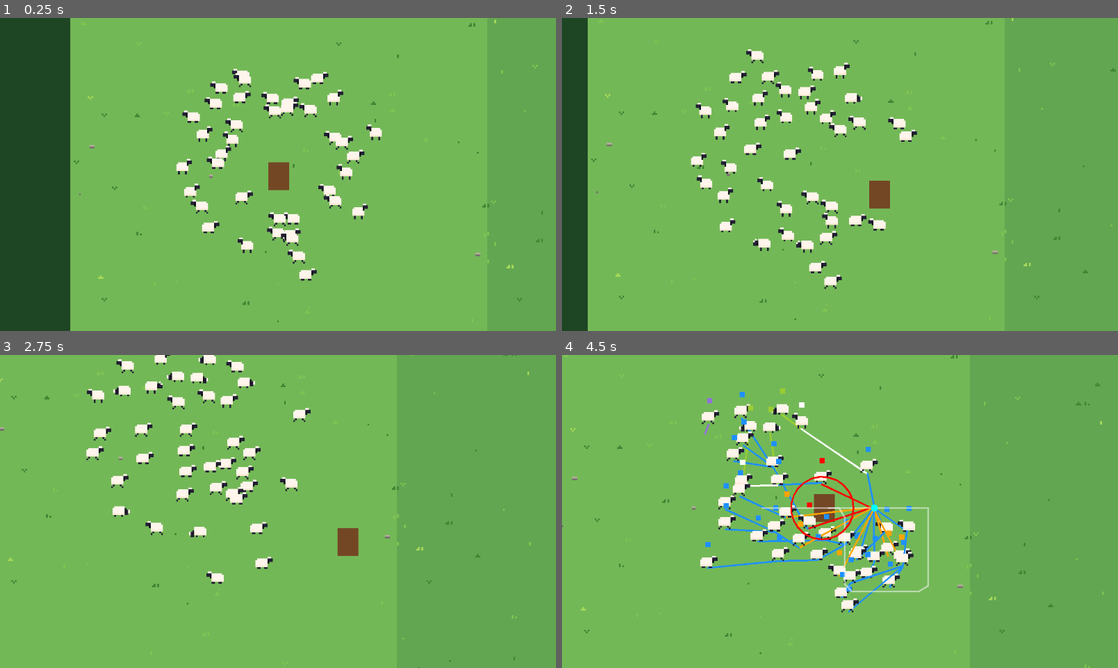
Above: before the commit, frames 1-4 (two rows, left to right).
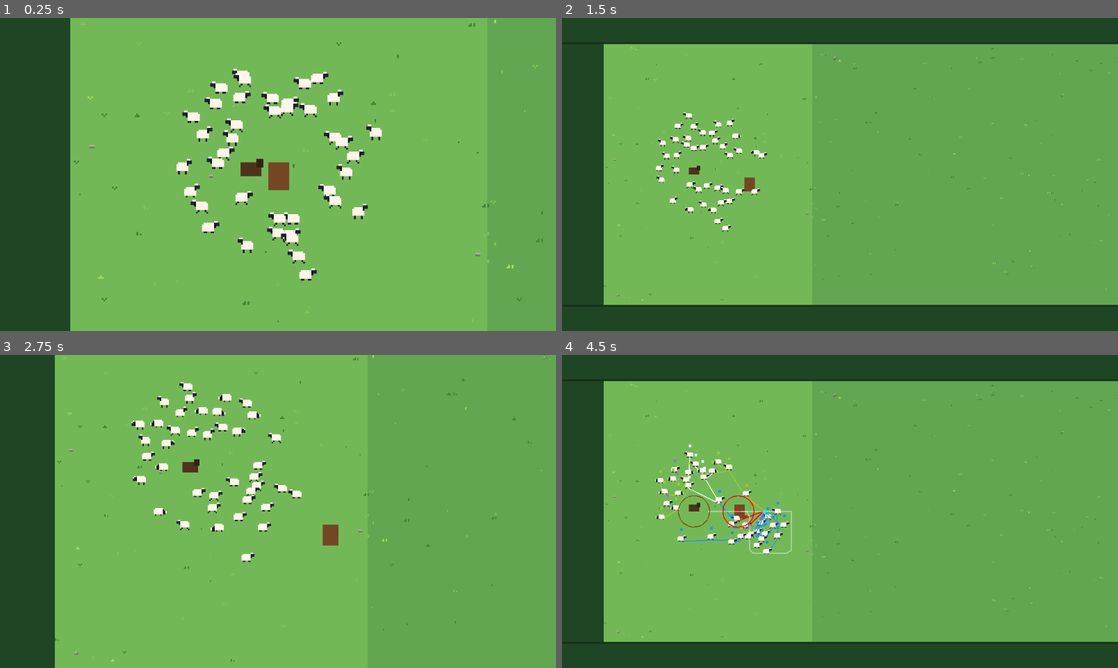
Above: after the commit, the same moments.

Repository: jaimegomesparente/wooly-caravan
Game: Godot game, scene res://scenes/main/main.tscn
Same seed, same stepped clock (60 frames per second), same inputs: the game is played once before the commit and once after it.
Inputs (mouse positions are in pixels of both pictures, inside the frame that each line leads up to):
- Up to frame 1 (0.25 s): no input
- Up to frame 2 (1.5 s): move the mouse to (962, 158) at 0.52 s; hold Right (move_right) 0.53-1.28 s; hold Mouse wheel up (zoom_in, bound only after the commit) 0.53-1.28 s; tap Mouse wheel down (zoom_out, bound only after the commit) at 0.8, 1.35 s; move the mouse to (728, 190) at 1.27 s; hold Down (move_down) from 1.28 s (still down)
- Up to frame 3 (2.75 s): tap Mouse wheel up (zoom_in, bound only after the commit) at 1.55 s; move the mouse to (333, 442) at 2.02 s; release Down (move_down) at 2.03 s; hold Right (move_right) from 2.03 s (still down); hold Mouse wheel up (zoom_in, bound only after the commit) from 2.03 s (still down); tap Mouse wheel down (zoom_out, bound only after the commit) at 2.3 s
- Up to frame 4 (4.5 s): move the mouse to (812, 574) at 2.77 s; release Right (move_right) at 2.78 s; release Mouse wheel up (zoom_in, bound only after the commit) at 2.78 s; hold Up (move_up) 2.78-3.53 s; tap Mouse wheel down (zoom_out, bound only after the commit) at 2.85, 3.8, 4.35 s; tap Mouse wheel up (zoom_in, bound only after the commit) at 3.05 s; move the mouse to (1006, 558) at 3.52 s; hold Mouse wheel up (zoom_in, bound only after the commit) 3.53-4.28 s; hold Left (move_left) from 3.53 s (still down); tap F3 (toggle_debug) at 4.15 s; move the mouse to (673, 464) at 4.27 s

The runs differ from the first frame. In frame 1, 0.3% of the frame differs, in the area x 38-48%, y 35-60%; in frame 2, 23%; in frame 3, 16%; in frame 4, 31%, in the area x 0-100%, y 0-100%.

Commit message:
feat(dog): gather posture that brings stragglers back
The dog waits within the flock's reach of the shepherd (twice as far while
he walks, the flock follows as a column). When the flock stays stretched
beyond it for a moment, it runs around the outside, gets behind the
rearmost sheep and pushes it toward the shepherd, then the next one; it
stops once the flock has stayed tight as long.
Sheep only trot away from a pushing dog; otherwise the dog, like the
shepherd, has a small flight zone, and the shepherd's push reaches less
far, so the flock stays calm around them. Pushed sheep trot on and press
the resting sheep ahead.
Also camera zoom (mouse wheel / keypad) and the dog's flight zone in F3.

Diff:
--- /dev/null
+++ b/entities/dog/dog.gd
@@ -0,0 +1,166 @@
+class_name Dog
+extends CharacterBody2D
+## Gather posture: waits calmly within the flock's reach of the shepherd (usually behind the flock),
+## following only when left behind. When the flock stays stretched beyond its reach for a moment,
+## runs around the outside to get behind the rearmost sheep (opposite the shepherd) and pushes it,
+## and any sheep near it, toward the shepherd; then the next rearmost. Waits again once it is tight.
+
+enum State { WAIT, GATHER }
+
+## Minimum |velocity.x| (px/s) to flip the placeholder.
+const FLIP_THRESHOLD := 5.0
+
+@export var data: DogData
+
+var _state: State = State.WAIT
+## How long (s) the condition to switch state (stretched while waiting, tight while gathering) has held.
+var _switch_time: float = 0.0
+## True while catching up with the shepherd after being left behind.
+var _following: bool = false
+## The sheep being pushed.
+var _target: Sheep
+## True while running around the flock to get behind the target (avoids sheep on the way).
+var _flanking: bool = false
+var _goal: Vector2
+var _heading: float = 0.0
+var _speed: float = 0.0
+var _head_x: float = 0.0
+
+@onready var _head: ColorRect = $Head
+
+
+func _ready() -> void:
+	_head_x = _head.position.x
+	_goal = global_position
+
+
+func _physics_process(delta: float) -> void:
+	var shepherd := get_tree().get_first_node_in_group("shepherd") as Node2D
+	if shepherd == null:
+		return
+	var reach := data.gather_spacing * sqrt(get_tree().get_node_count_in_group("sheep"))
+	# A walking flock is a column, much longer than a flock at rest.
+	var shepherd_body := shepherd as CharacterBody2D
+	if shepherd_body and shepherd_body.velocity.length() > 1.0:
+		reach *= data.walking_reach_factor
+	var rearmost := _rearmost_sheep(shepherd)
+	var rearmost_distance := rearmost.global_position.distance_to(shepherd.global_position) if rearmost else 0.0
+	# Time hysteresis: start once the flock has stayed beyond the reach for gather_delay, stop once
+	# it has stayed within it for as long.
+	var stretched := rearmost_distance > reach
+	_switch_time = _switch_time + delta if stretched == (_state == State.WAIT) else 0.0
+	if _switch_time >= data.gather_delay:
+		_switch_time = 0.0
+		if _state == State.WAIT:
+			_state = State.GATHER
+			_following = false
+		else:
+			_state = State.WAIT
+			_target = null
+			_flanking = false
+
+	match _state:
+		State.WAIT:
+			_goal = _wait_point(shepherd, reach)
+		State.GATHER:
+			# Keep the target until another sheep is clearly farther behind, so the dog sweeps the
+			# rear instead of zigzagging between sheep at about the same distance.
+			if _target == null or not is_instance_valid(_target) or not _target.is_in_group("sheep") \
+					or rearmost_distance > _target.global_position.distance_to(shepherd.global_position) + data.switch_margin:
+				_target = rearmost
+			_goal = _push_point(shepherd) if _target else global_position
+	_move_to(_goal, delta)
+	_update_facing()
+	queue_redraw()
+
+
+## True while actually pushing sheep (behind its target): only then do sheep trot straight away
+## from it. Otherwise they just step aside as it passes, like for the shepherd.
+func is_pushing() -> bool:
+	return _state == State.GATHER and not _flanking
+
+
+func _draw() -> void:
+	if Sheep.debug_draw:
+		draw_line(Vector2.ZERO, to_local(_goal), Color.ORANGE_RED if _flanking else Color.SADDLE_BROWN, 1.0)
+
+
+## Stays where it is while within `reach` of the shepherd. Once farther than reach + follow_slack,
+## comes back to `reach` on its own side (usually behind the flock), at the shepherd's pace.
+func _wait_point(shepherd: Node2D, reach: float) -> Vector2:
+	var from_shepherd := global_position - shepherd.global_position
+	var distance := from_shepherd.length()
+	if distance > reach + data.follow_slack:
+		_following = true
+	elif distance <= reach:
+		_following = false
+	if not _following or distance == 0.0:
+		return global_position
+	return shepherd.global_position + from_shepherd / distance * reach
+
+
+## push_distance behind the target, opposite the shepherd, inside its flight zone. While not yet
+## behind it, first runs alongside it, detour_distance to the side, so it is not pushed the wrong way.
+func _push_point(shepherd: Node2D) -> Vector2:
+	var target := _target.global_position
+	var away := target - shepherd.global_position
+	var depth := away.length()
+	away = Vector2.RIGHT if depth == 0.0 else away / depth
+	var my_depth := (global_position - shepherd.global_position).dot(away)
+	if my_depth < depth - data.flank_margin:
+		_flanking = true
+	elif my_depth >= depth:
+		_flanking = false
+	if _flanking:
+		var side := away.orthogonal()
+		var my_side := signf((global_position - target).dot(side) + 0.001)
+		return target + side * my_side * data.detour_distance
+	return target + away * data.push_distance
+
+
+## Heading turned at a limited rate, speed eased down near the goal. Unless pushing, it curves
+## around the sheep so it does not scatter the flock on its way.
+func _move_to(point: Vector2, delta: float) -> void:
+	var to_point := point - global_position
+	var distance := to_point.length()
+	var wanted := data.run_speed * clampf(distance / data.arrive_distance, 0.0, 1.0)
+	if distance > 0.5:
+		var direction := to_point / distance
+		if not is_pushing():
+			direction += _avoid_flock() * data.avoid_strength
+		_heading = rotate_toward(_heading, direction.angle(), data.turn_rate * delta)
+	else:
+		wanted = 0.0
+	_speed = move_toward(_speed, wanted, data.acceleration * delta)
+	velocity = Vector2.from_angle(_heading) * _speed
+	move_and_slide()
+
+
+func _update_facing() -> void:
+	if absf(velocity.x) > FLIP_THRESHOLD:
+		_head.position.x = -_head_x - _head.size.x if velocity.x < 0.0 else _head_x
+
+
+## Push away from sheep within avoid_radius (not the target); magnitude fades from 1 to 0 across it.
+func _avoid_flock() -> Vector2:
+	var push := Vector2.ZERO
+	for sheep: Node2D in get_tree().get_nodes_in_group("sheep"):
+		if sheep == _target:
+			continue
+		var away := global_position - sheep.global_position
+		var distance := away.length()
+		if distance > 0.0 and distance < data.avoid_radius:
+			push += away / distance * (1.0 - distance / data.avoid_radius)
+	return push
+
+
+## The sheep farthest from the shepherd.
+func _rearmost_sheep(shepherd: Node2D) -> Sheep:
+	var rearmost: Sheep = null
+	var farthest := -1.0
+	for sheep: Sheep in get_tree().get_nodes_in_group("sheep"):
+		var distance := sheep.global_position.distance_to(shepherd.global_position)
+		if distance > farthest:
+			farthest = distance
+			rearmost = sheep
+	return rearmost
--- /dev/null
+++ b/entities/dog/dog.tscn
@@ -0,0 +1,33 @@
+[gd_scene format=3]
+
+[ext_resource type="Script" path="res://entities/dog/dog.gd" id="1_script"]
+[ext_resource type="Resource" path="res://resources/dog.tres" id="2_data"]
+
+[sub_resource type="RectangleShape2D" id="RectangleShape2D_body"]
+size = Vector2(12, 8)
+
+[node name="Dog" type="CharacterBody2D" groups=["dog"]]
+collision_layer = 8
+collision_mask = 16
+motion_mode = 1
+script = ExtResource("1_script")
+data = ExtResource("2_data")
+
+[node name="Placeholder" type="ColorRect" parent="."]
+offset_left = -6.0
+offset_top = -8.0
+offset_right = 6.0
+mouse_filter = 2
+color = Color(0.3, 0.2, 0.12, 1)
+
+[node name="Head" type="ColorRect" parent="."]
+offset_left = 3.0
+offset_top = -10.0
+offset_right = 7.0
+offset_bottom = -5.0
+mouse_filter = 2
+color = Color(0.2, 0.13, 0.08, 1)
+
+[node name="CollisionShape2D" type="CollisionShape2D" parent="."]
+position = Vector2(0, -4)
+shape = SubResource("RectangleShape2D_body")
--- a/entities/sheep/sheep.gd
+++ b/entities/sheep/sheep.gd
@@ -31,6 +31,10 @@
 var _wander_timer: float = 0.0
 var _fleeing: bool = false
 var _panicking: bool = false
+## Moving because the dog pushed it, or because a pushed sheep pressed it from behind; makes the
+## resting sheep just ahead set off too, so the push spreads through the flock. Cleared at rest.
+var _pushed: bool = false
+var _fleeing_dog: bool = false
 ## The enemy dragging this sheep away; the sheep has no logic of its own meanwhile.
 var _captor: Node2D
 var _debug_drawn: bool = false
@@ -86,8 +90,31 @@
 		_think()
 
 	var desired := _panic_step()
+	var was_fleeing_dog := _fleeing_dog
+	_fleeing_dog = false
 	if desired == Vector2.ZERO:
-		desired = _flee_from(_shepherd.global_position, _shepherd.velocity, config.flight_radius)
+		# One flight threat at a time (the nearest), so the flight margin keeps working.
+		var dog := get_tree().get_first_node_in_group("dog") as Dog
+		if dog and global_position.distance_to(dog.global_position) \
+				< global_position.distance_to(_shepherd.global_position):
+			if dog.is_pushing():
+				desired = _flee_from(dog.global_position, Vector2.ZERO, config.dog_flight_radius, true)
+				_fleeing_dog = desired != Vector2.ZERO
+				if _fleeing_dog:
+					# Keep some room from the neighbors: a flock packed too tight spreads out
+					# backward as soon as the dog leaves.
+					desired = (desired.normalized() + separation * config.separation_strength).normalized() \
+							* desired.length()
+			else:
+				# Not working: the dog only gets the shepherd's small flight zone.
+				desired = _flee_from(dog.global_position, dog.velocity, config.flight_radius)
+		else:
+			desired = _flee_from(_shepherd.global_position, _shepherd.velocity, config.flight_radius)
+	if _fleeing_dog:
+		_pushed = true
+	elif was_fleeing_dog:
+		# Out of the dog's reach: keep trotting after the flock instead of stopping there.
+		_set_off(Gait.TROT)
 	if desired == Vector2.ZERO:
 		match _gait:
 			Gait.REST:
@@ -176,6 +203,30 @@
 			set_off = distance > _gap() and randf() < config.imitation_chance
 		if set_off:
 			_request_gait(Gait.TROT if distance > _gap() + config.trot_margin else Gait.WALK)
+		elif _pressed_from_behind(my_distance):
+			# Pressure: a pushed sheep bumping in from behind makes this one move on as well.
+			_pushed = true
+			_set_off(Gait.WALK)
+
+
+## True when a pushed sheep, farther from the shepherd, is within pressure_radius.
+func _pressed_from_behind(my_distance: float) -> bool:
+	for other: Sheep in get_tree().get_nodes_in_group("sheep"):
+		if other == self or not other._pushed:
+			continue
+		if other.global_position.distance_to(_shepherd.global_position) <= my_distance:
+			continue
+		if global_position.distance_to(other.global_position) < config.pressure_radius:
+			return true
+	return false
+
+
+## Walk or trot after the guide, from any gait.
+func _set_off(gait: Gait) -> void:
+	if _gait == Gait.REST or _gait == Gait.WANDER:
+		_request_gait(gait)
+	else:
+		_gait = gait
 
 
 ## A guide is kept while it stays roughly valid (with some slack), so sheep do not switch guides
@@ -222,6 +273,7 @@
 	_rest_anchor = _shepherd.trail_point(config.trail_lag) if _shepherd else Vector2.INF
 	_gait = Gait.REST
 	_pending_gait = Gait.REST
+	_pushed = false
 	_set_rest(Rest.STAND)
 
 
@@ -317,8 +369,9 @@
 
 
 ## Step away from a threat closer than `radius`, sideways to its path so the flock parts in front
-## of it. Returns the desired velocity, or zero when not fleeing. Reused later for the dog.
-func _flee_from(threat_position: Vector2, threat_velocity: Vector2, radius: float) -> Vector2:
+## of it. A `pushed` sheep (by the dog) instead trots straight away, where the dog wants it to go.
+## Returns the desired velocity, or zero when not fleeing.
+func _flee_from(threat_position: Vector2, threat_velocity: Vector2, radius: float, pushed: bool = false) -> Vector2:
 	var away := global_position - threat_position
 	var distance := away.length()
 	if distance > radius + (config.flight_margin if _fleeing else 0.0):
@@ -335,7 +388,7 @@
 		# Mostly sideways: running ahead of a faster threat only gets the sheep caught up.
 		direction = (direction * 0.5 + side * signf(side.dot(away) + 0.001)).normalized()
 	var walk := config.walk_speed * _speed_factor
-	var speed := config.trot_speed * _speed_factor if threat_velocity.length() > walk else walk
+	var speed := config.trot_speed * _speed_factor if pushed or threat_velocity.length() > walk else walk
 	return direction * speed
 
 
@@ -452,11 +505,11 @@
 
 
 ## Push away from sheep closer than separation_radius; magnitude fades from 1 to 0 across the radius.
-## The shepherd also pushes, over twice the flight radius, so walking sheep curve around him.
+## The shepherd also pushes, over shepherd_push_radius, so walking sheep curve around him.
 func _separation() -> Vector2:
 	var push := Vector2.ZERO
 	var from_shepherd := global_position - _shepherd.global_position
-	var shepherd_radius := config.flight_radius * 2.0
+	var shepherd_radius := config.shepherd_push_radius
 	if from_shepherd.length() < shepherd_radius and from_shepherd != Vector2.ZERO:
 		push += from_shepherd.normalized() * (1.0 - from_shepherd.length() / shepherd_radius)
 	for other: Node2D in get_tree().get_nodes_in_group("sheep"):
--- a/project.godot
+++ b/project.godot
@@ -60,6 +60,18 @@
 "events": [Object(InputEventKey,"resource_local_to_scene":false,"resource_name":"","device":-1,"window_id":0,"alt_press …(190 unchanged characters)…
 ]
 }
+zoom_in={
+"deadzone": 0.2,
+"events": [Object(InputEventMouseButton,"resource_local_to_scene":false,"resource_name":"","device":-1,"window_id":0,"alt_pressed":false,"shift_pressed":false,"ctrl_pressed":false,"meta_pressed":false,"button_mask":0,"position":Vector2(0, 0),"global_position":Vector2(0, 0),"factor":1.0,"button_index":4,"canceled":false,"pressed":true,"double_click":false,"script":null)
+, Object(InputEventKey,"resource_local_to_scene":false,"resource_name":"","device":-1,"window_id":0,"alt_pressed":false,"shift_pressed":false,"ctrl_pressed":false,"meta_pressed":false,"pressed":false,"keycode":0,"physical_keycode":4194437,"key_label":0,"unicode":0,"location":0,"echo":false,"script":null)
+]
+}
+zoom_out={
+"deadzone": 0.2,
+"events": [Object(InputEventMouseButton,"resource_local_to_scene":false,"resource_name":"","device":-1,"window_id":0,"alt_pressed":false,"shift_pressed":false,"ctrl_pressed":false,"meta_pressed":false,"button_mask":0,"position":Vector2(0, 0),"global_position":Vector2(0, 0),"factor":1.0,"button_index":5,"canceled":false,"pressed":true,"double_click":false,"script":null)
+, Object(InputEventKey,"resource_local_to_scene":false,"resource_name":"","device":-1,"window_id":0,"alt_pressed":false,"shift_pressed":false,"ctrl_pressed":false,"meta_pressed":false,"pressed":false,"keycode":0,"physical_keycode":4194435,"key_label":0,"unicode":0,"location":0,"echo":false,"script":null)
+]
+}
 
 [layer_names]
 
--- /dev/null
+++ b/resources/dog.tres
@@ -0,0 +1,6 @@
+[gd_resource type="Resource" script_class="DogData" format=3]
+
+[ext_resource type="Script" path="res://resources/dog_data.gd" id="1_script"]
+
+[resource]
+script = ExtResource("1_script")
--- /dev/null
+++ b/resources/dog_data.gd
@@ -0,0 +1,37 @@
+class_name DogData
+extends Resource
+
+@export var run_speed: float = 80.0
+## How fast the dog changes speed (px/s²).
+@export var acceleration: float = 300.0
+## How fast the dog turns (rad/s).
+@export var turn_rate: float = 8.0
+## Slows down within this distance (px) of the point it heads to, so it stops without jittering.
+@export var arrive_distance: float = 16.0
+## While running around the flock, curves around sheep closer than this (px).
+@export var avoid_radius: float = 44.0
+## Weight of that detour (relative to "toward the point" = 1).
+@export var avoid_strength: float = 1.5
+
+@export_group("Wait")
+## With nothing to gather, the dog stays put within the reach of the shepherd; it follows once
+## farther than reach + this (px).
+@export var follow_slack: float = 24.0
+
+@export_group("Gather")
+## The flock should fit within gather_spacing * sqrt(sheep count) (px) of the shepherd (the reach);
+## beyond that the dog sweeps the rear forward.
+@export var gather_spacing: float = 16.0
+## While the shepherd walks, the reach is multiplied by this: the flock follows as a column.
+@export var walking_reach_factor: float = 2.0
+## The flock must stay stretched beyond the reach this long (s) before the dog sets off, and stay
+## within it as long before the dog stops.
+@export var gather_delay: float = 1.0
+## Switches to another sheep only when it is this much (px) farther behind than the current target.
+@export var switch_margin: float = 16.0
+## Distance (px) kept behind the target, inside its flight zone so it trots toward the shepherd.
+@export var push_distance: float = 24.0
+## Distance (px) kept to the side of the target while running around it to get behind.
+@export var detour_distance: float = 44.0
+## Starts running around the target when this far (px) on the shepherd's side of it.
+@export var flank_margin: float = 8.0
--- a/resources/flock_config.gd
+++ b/resources/flock_config.gd
@@ -36,6 +36,9 @@
 @export_range(0.0, 1.0) var imitation_chance: float = 0.5
 ## A sheep trots when its guide is farther than gap + trot_margin (px).
 @export var trot_margin: float = 30.0
+## A resting sheep sets off when a sheep pushed by the dog comes this close (px) from behind it
+## (farther from the shepherd), and passes the push on.
+@export var pressure_radius: float = 22.0
 
 @export_group("Separation")
 ## Sheep closer than this (px) push each other away.
@@ -45,6 +48,9 @@
 @export_range(0.0, 1.0) var shuffle_threshold: float = 0.25
 ## A sheep walking up to a stopped flock halts once the push from its neighbors exceeds this.
 @export_range(0.0, 2.0) var crowd_stop_threshold: float = 0.35
+## The shepherd pushes sheep closer than this (px) like a neighbor (was 2 x flight_radius = 36):
+## lower = the flock stays calmer around him when he stands among it.
+@export var shepherd_push_radius: float = 24.0
 
 @export_group("Flight")
 ## A sheep closer than this (px) to the shepherd steps away, to the side of his path.
@@ -53,6 +59,9 @@
 @export var flight_margin: float = 6.0
 ## Turn rate and acceleration multiplier while stepping away (a startle).
 @export var flight_reflex: float = 3.0
+## While the dog pushes, a sheep closer than this (px) trots straight away from it (flight_margin
+## applies too). The rest of the time the dog only has flight_radius, like the shepherd.
+@export var dog_flight_radius: float = 36.0
 
 @export_group("Panic")
 ## A sheep closer than this (px) to a charging or carrying enemy trots away (also uses flight_reflex).
--- a/scenes/main/debug_overlay.gd
+++ b/scenes/main/debug_overlay.gd
@@ -1,5 +1,6 @@
 extends Node2D
-## F3 toggles debug drawing: shepherd trail, the trail point front sheep aim at, the flight zone,
+## F3 toggles debug drawing: shepherd trail, the trail point front sheep aim at, the flight zones
+## of the shepherd (red) and the dog (brown),
 ## and (drawn by each sheep) a line to its target with a dot colored by state:
 ## white = standing, yellow-green = grazing, blue = walk, orange = trot, purple = wander, red = fleeing.
 
@@ -23,3 +24,6 @@
 		draw_polyline(trail, Color(1, 1, 1, 0.5), 1.0)
 	draw_circle(shepherd.trail_point(flock_config.trail_lag), 2.0, Color.CYAN)
 	draw_arc(shepherd.global_position, flock_config.flight_radius, 0.0, TAU, 24, Color.RED, 1.0)
+	for dog: Dog in get_tree().get_nodes_in_group("dog"):
+		var radius := flock_config.dog_flight_radius if dog.is_pushing() else flock_config.flight_radius
+		draw_arc(dog.global_position, radius, 0.0, TAU, 32, Color.SADDLE_BROWN, 1.0)
--- a/scenes/main/flock_camera.gd
+++ b/scenes/main/flock_camera.gd
@@ -6,8 +6,11 @@
 @export var max_lean: float = 60.0
 ## Higher = the camera catches up faster.
 @export var smoothing: float = 3.0
+## Zoom steps for testing (mouse wheel / keypad + -): 1 = normal, lower = see more.
+@export var zoom_levels: Array[float] = [1.0, 0.75, 0.5, 0.35, 0.25]
 
 var _focus: Vector2
+var _zoom_index: int = 0
 
 
 func _ready() -> void:
@@ -19,6 +22,17 @@
 func _physics_process(delta: float) -> void:
 	_focus = _focus.lerp(_target(), 1.0 - exp(-smoothing * delta))
 	global_position = _focus
+
+
+func _unhandled_input(event: InputEvent) -> void:
+	var step := 0
+	if event.is_action_pressed("zoom_out"):
+		step = 1
+	elif event.is_action_pressed("zoom_in"):
+		step = -1
+	if step != 0:
+		_zoom_index = clampi(_zoom_index + step, 0, zoom_levels.size() - 1)
+		zoom = Vector2.ONE * zoom_levels[_zoom_index]
 
 
 func _target() -> Vector2:
--- a/scenes/main/main.gd
+++ b/scenes/main/main.gd
@@ -4,6 +4,7 @@
 @export var sheep_count: int = 10
 @export var spawn_radius: float = 60.0
 @export var wolf_scene: PackedScene
+@export var dog_scene: PackedScene
 
 @onready var _shepherd: Node2D = $Shepherd
 @onready var _ground: Ground = $Ground
@@ -25,6 +26,10 @@
 		var offset := Vector2.from_angle(randf() * TAU) * randf_range(spawn_radius * 0.5, spawn_radius)
 		sheep.position = _shepherd.position + offset
 		add_child(sheep)
+	if dog_scene:
+		var dog := dog_scene.instantiate() as Node2D
+		dog.position = _shepherd.position + Vector2(-16, 0)
+		add_child(dog)
 	if wolf_scene:
 		var wolf := wolf_scene.instantiate() as Wolf
 		wolf.sheep_lost.connect(_trip.on_sheep_lost)
--- a/scenes/main/main.tscn
+++ b/scenes/main/main.tscn
@@ -1,15 +1,16 @@
 [gd_scene format=3 uid="uid://drc7cadd07h38"]
 
 [ext_resource type="Script" uid="uid://d35vukxwcum44" path="res://scenes/main/main.gd" id="1_script"]
-[ext_resource type="PackedScene" path="res://entities/shepherd/shepherd.tscn" id="2_shepherd"]
+[ext_resource type="PackedScene" uid="uid://1jxjp03wmhwd" path="res://entities/shepherd/shepherd.tscn" id="2_shepherd"]
 [ext_resource type="PackedScene" uid="uid://bhgnnmv46ep3n" path="res://entities/sheep/sheep.tscn" id="3_sheep"]
-[ext_resource type="Script" path="res://scenes/main/ground.gd" id="4_ground"]
-[ext_resource type="Script" path="res://scenes/main/flock_camera.gd" id="5_camera"]
-[ext_resource type="Script" path="res://scenes/main/debug_overlay.gd" id="6_debug"]
+[ext_resource type="Script" uid="uid://bgeoa48knrxki" path="res://scenes/main/ground.gd" id="4_ground"]
+[ext_resource type="Script" uid="uid://cwjbb70vbfx1s" path="res://scenes/main/flock_camera.gd" id="5_camera"]
+[ext_resource type="Script" uid="uid://bqilwa470fm3t" path="res://scenes/main/debug_overlay.gd" id="6_debug"]
 [ext_resource type="Resource" uid="uid://cqv7e475qv2o1" path="res://resources/flock_config.tres" id="7_config"]
 [ext_resource type="PackedScene" path="res://entities/wolf/wolf.tscn" id="8_wolf"]
-[ext_resource type="Script" path="res://scenes/main/trip.gd" id="9_trip"]
+[ext_resource type="Script" uid="uid://bo1b31a41aamx" path="res://scenes/main/trip.gd" id="9_trip"]
 [ext_resource type="PackedScene" path="res://ui/end_screen.tscn" id="10_end"]
+[ext_resource type="PackedScene" path="res://entities/dog/dog.tscn" id="11_dog"]
 
 [node name="Main" type="Node2D" unique_id=536968002]
 y_sort_enabled = true
@@ -17,6 +18,7 @@
 sheep_scene = ExtResource("3_sheep")
 sheep_count = 40
 wolf_scene = ExtResource("8_wolf")
+dog_scene = ExtResource("11_dog")
 
 [node name="Ground" type="Node2D" parent="." unique_id=1590427545]
 z_index = -1
@@ -25,15 +27,15 @@
 [node name="Shepherd" parent="." unique_id=1167479979 instance=ExtResource("2_shepherd")]
 position = Vector2(120, 150)
 
-[node name="FlockCamera" type="Camera2D" parent="."]
+[node name="FlockCamera" type="Camera2D" parent="." unique_id=749402461]
 script = ExtResource("5_camera")
 
-[node name="DebugOverlay" type="Node2D" parent="."]
+[node name="DebugOverlay" type="Node2D" parent="." unique_id=581513149]
 z_index = 10
 script = ExtResource("6_debug")
 flock_config = ExtResource("7_config")
 
-[node name="Trip" type="Node" parent="."]
+[node name="Trip" type="Node" parent="." unique_id=1414957768]
 script = ExtResource("9_trip")
 
-[node name="EndScreen" parent="." instance=ExtResource("10_end")]
+[node name="EndScreen" parent="." unique_id=798652235 instance=ExtResource("10_end")]
Not shown, added: entities/dog/dog.gd.uid
Not shown, added: resources/dog_data.gd.uid
Not shown, changed: CLAUDE.md
